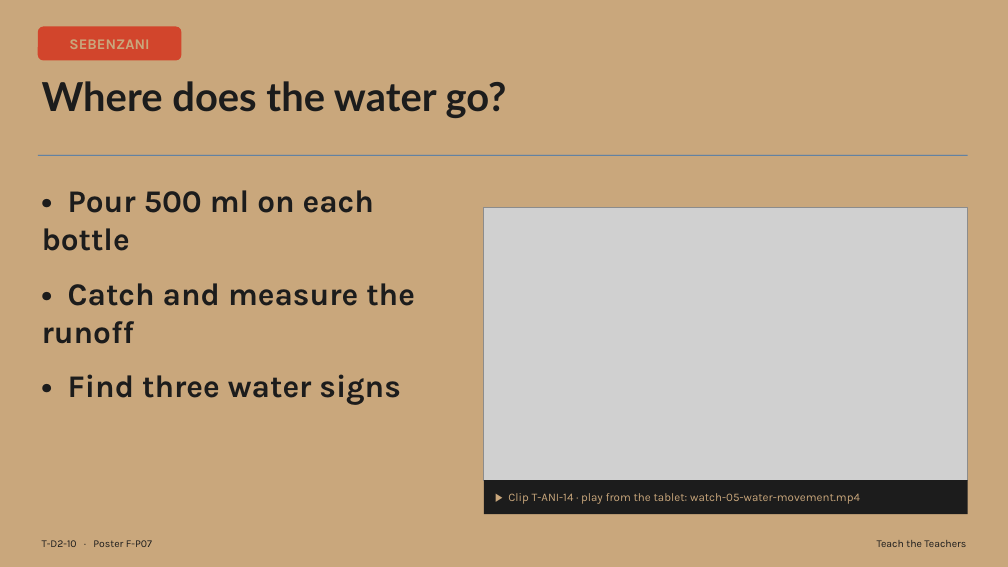
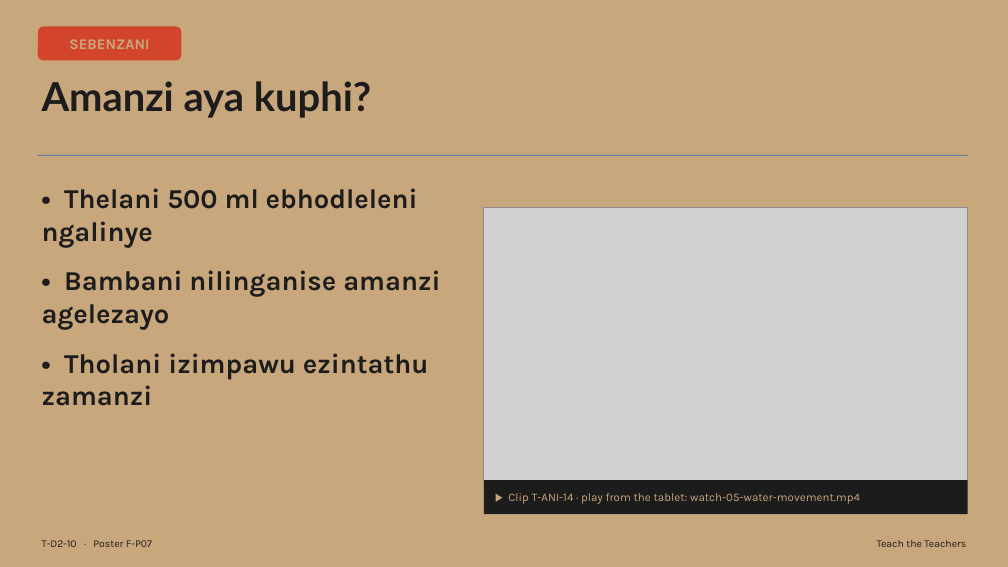
Before and after one commit to rorymclark-prog/ImbewuField, a slide deck: slide 10 of courses/build/teach-the-teachers/T-D2.zu.pptx. Drawn at 1008x567 pixels with LibreOffice and Linux fonts; fonts in the diff are those of the drawing; grey boxes stand for pictures. Boxes give left, top, right and bottom in pixels: in the first picture for what was removed or moved away, otherwise in the second. Text is boxed around its words. In the diff, an @@ line names an element or a change of style, - is before the commit and + after.

```diff
--- a/courses/build/teach-the-teachers/T-D2.zu.pptx
+++ b/courses/build/teach-the-teachers/T-D2.zu.pptx
@@ text at (42,81,372,118): text changed @@
-Where does the water go?
+Amanzi aya kuphi?
@@ text at (42,188,440,406): text changed; size 30 to 26 pt @@
-• Pour 500 ml on each bottle
-• Catch and measure the runoff
-• Find three water signs
+• Thelani 500 ml ebhodleleni ngalinye
+• Bambani nilinganise amanzi agelezayo
+• Tholani izimpawu ezintathu zamanzi
```
Also in this commit, not shown: 9 other slides changed, 38 other files.
